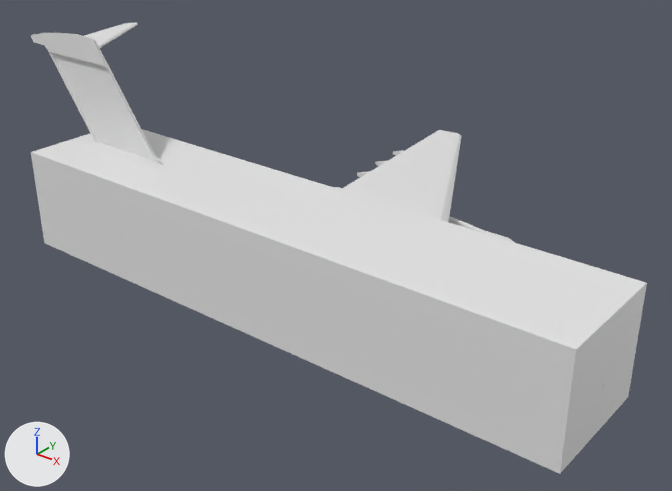
The glTF model C-2smooth.glb: old version first, new version second.
Before and after are seen from a camera (50 mm lens) standing at (34.5, -37.4, 28.6) and looking at (-0.4, 6.2, 1.5). The lights are fixed; the arrows at lower left show +X, +Y and +Z. The older version comes first. Where no turn or scale is listed for an object, it has been applied to the vertices.

In view in the first picture: 'Tail Wing', 'wingB', 'サイズ基準' and 4 more.
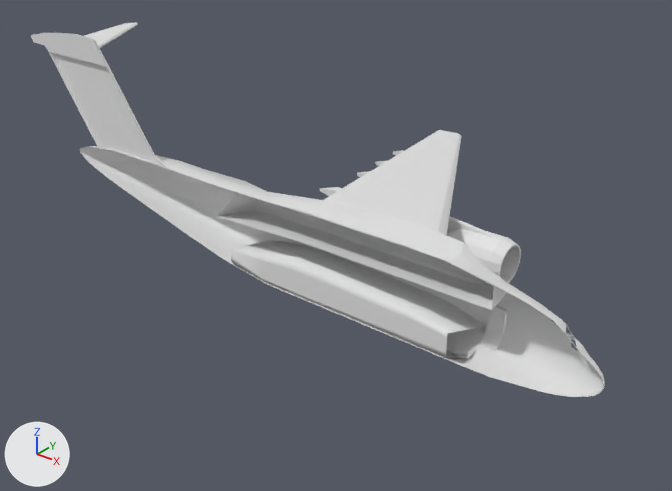
Where the change shows, as pixel boxes [x1, y1, x2, y2] in the pictures (672 x 491 px):
'サイズ基準', deleted
    before: [31, 129, 647, 474]
'body', unchanged, uncovered by the edit
    after: [80, 146, 605, 397]
'botom', unchanged, uncovered by the edit
    after: [231, 241, 485, 363]
'wingA', unchanged, uncovered by the edit
    after: [217, 192, 507, 310]
'engineA', unchanged, uncovered by the edit
    before: [484, 230, 514, 242]
    after: [447, 229, 521, 283]

Edits to the bpy script that builds the scene:
```text
Remove ob_サイズ基準:
    ob_サイズ基準 = bpy.data.objects.new('サイズ基準', me_立方体)
    ob_サイズ基準.location = (-0.71, 0.0, 4.41)
```
